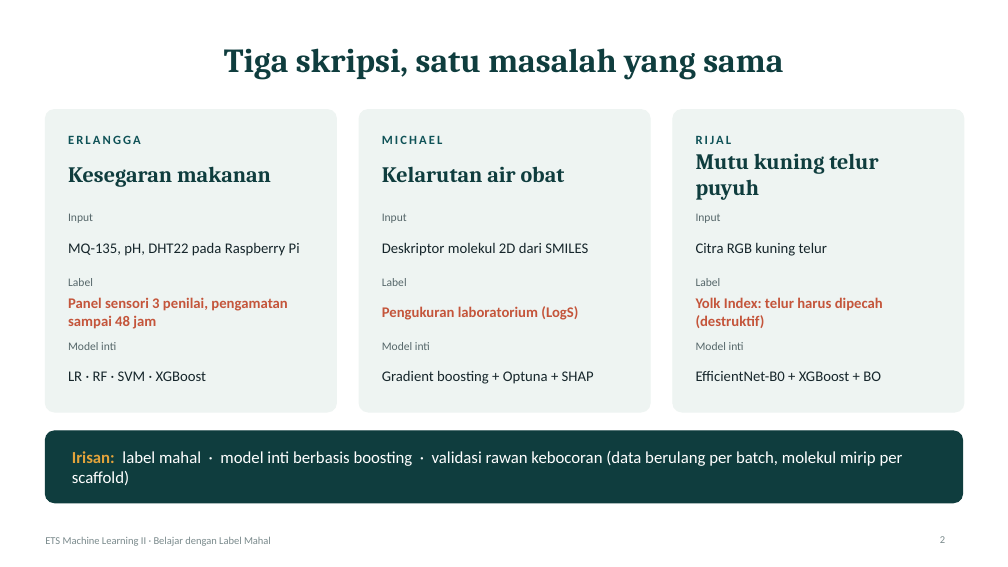
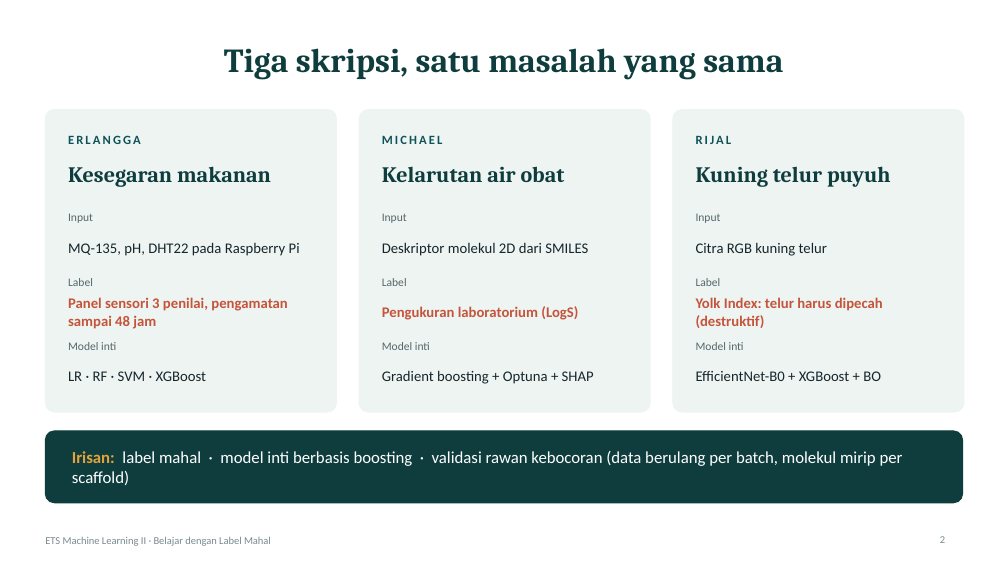
Before and after one commit to MuhammadErlanggaKurniawan/ets-ml2-kelompok, a slide deck: slide 2 of deck/ETS_ML2_Belajar_dengan_Label_Mahal.pptx. Drawn at 1008x567 pixels with LibreOffice and Linux fonts; fonts in the diff are those of the drawing. Boxes give left, top, right and bottom in pixels: in the first picture for what was removed or moved away, otherwise in the second. Text is boxed around its words. In the diff, an @@ line names an element or a change of style, - is before the commit and + after.

Commit message:
fix(deck): image charts for Google Slides and text fixes from visual QA

```diff
--- a/deck/ETS_ML2_Belajar_dengan_Label_Mahal.pptx
+++ b/deck/ETS_ML2_Belajar_dengan_Label_Mahal.pptx
@@ text at <box>696,166,891,187</box>: text changed @@
-Mutu kuning telur puyuh
+Kuning telur puyuh
```
Also in this commit, not shown: 11 other slides changed, 11 other files.
